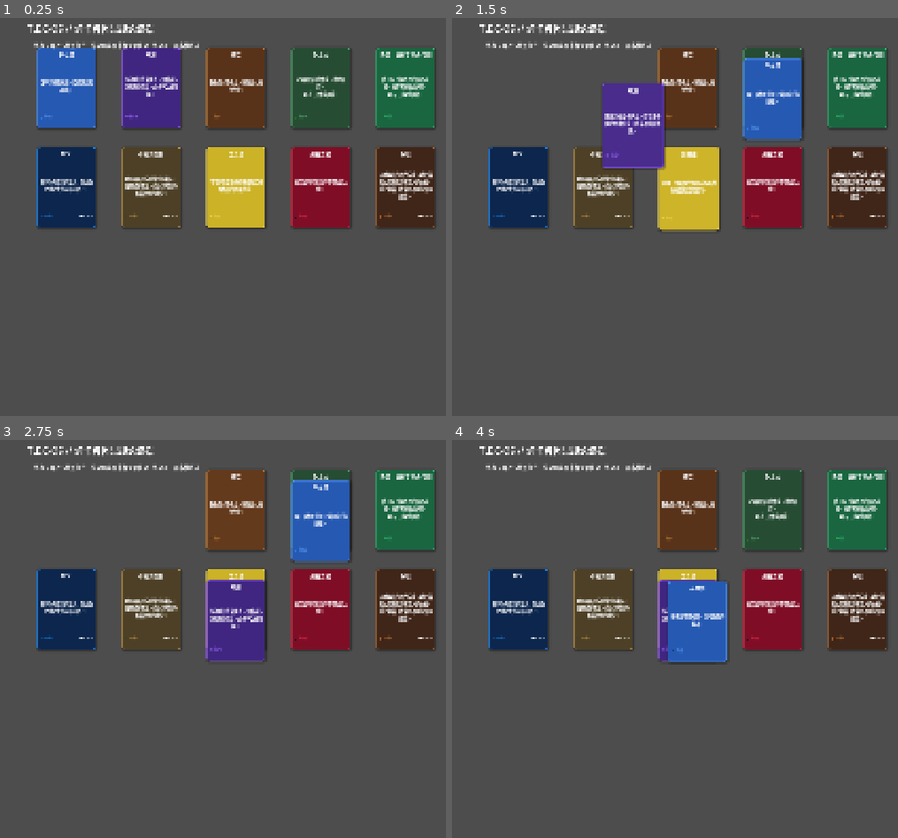
Above: before the commit, frames 1-4 (two rows, left to right).
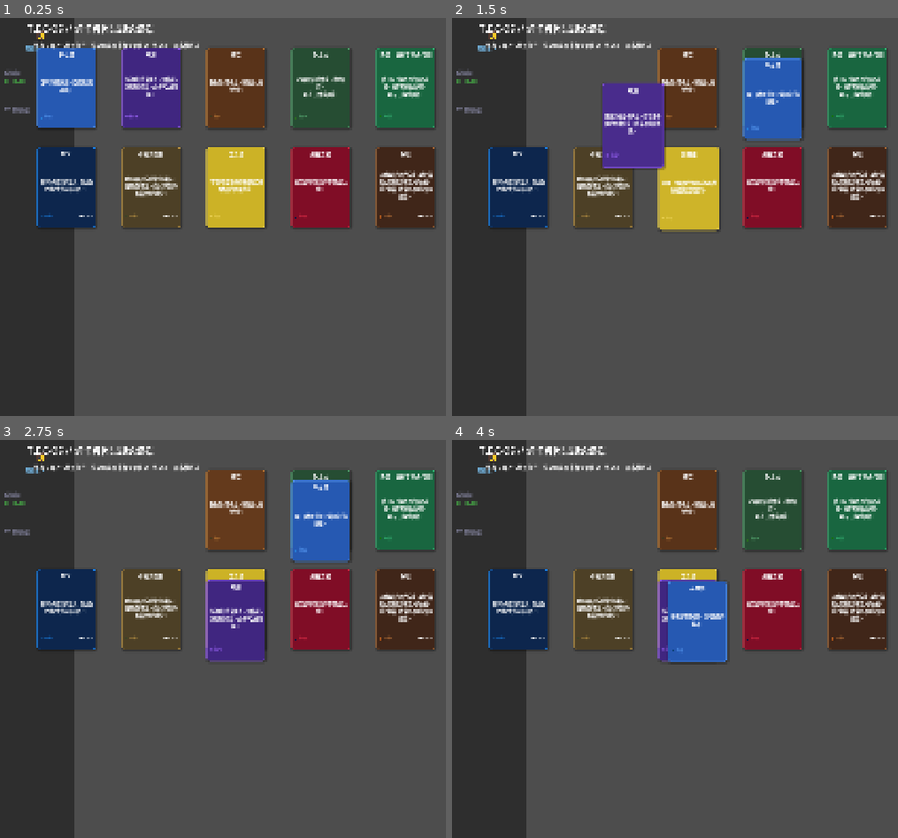
Above: after the commit, the same moments.

Repository: ChrisUtada/tec3g
Game: Godot game, scene res://main.tscn
Same seed, same stepped clock (60 frames per second), same inputs: the game is played once before the commit and once after it.
Inputs (mouse positions are in pixels of both pictures, inside the frame that each line leads up to):
- Up to frame 1 (0.25 s): no input
- Up to frame 2 (1.5 s): tap Enter at 0.5 s; drag from (518, 89) to (875, 129) at 0.52 s; drag from (603, 89) to (768, 296) at 1.27 s
- Up to frame 3 (2.75 s): move the mouse to (236, 511) at 2.02 s; click (236, 511) at 2.17 s
- Up to frame 4 (4 s): tap Space at 2.75 s; drag from (773, 511) to (594, 579) at 2.77 s; click "✕" at 3.5 s

The runs differ from the first frame. In frame 1, 13% of the frame differs, in the area x 0-17%, y 0-100%; in frame 2, 15%; in frame 3, 15%; in frame 4, 15%.
Error after the commit: Cannot call method 'add_child' on a null value. (res://scripts/ui/sidebar.gd:24)

Commit message:
feat: left sidebar with player info, time module, TEC news feed

Diff:
--- a/main.tscn
+++ b/main.tscn
@@ -1,6 +1,7 @@
 [gd_scene format=3 uid="uid://6cp1qm7jl0o0"]
 
 [ext_resource type="Script" uid="uid://b6wybpctw4mrs" path="res://main.gd" id="1"]
+[ext_resource type="PackedScene" path="res://scenes/ui/sidebar.tscn" id="2"]
 
 
 [node name="Main" type="Node2D" unique_id=1044766152]
@@ -23,6 +24,8 @@
 grow_vertical = 2
 color = Color(0.1, 0.1, 0.15, 1)
 
+[node name="Sidebar" parent="GameBoard" instance=ExtResource("2") unique_id=1966715343]
+
 [node name="CardContainer" type="Control" parent="GameBoard" unique_id=1966715342]
 layout_mode = 1
 anchors_preset = 15
@@ -30,6 +33,7 @@
 anchor_bottom = 1.0
 grow_horizontal = 2
 grow_vertical = 2
+offset_left = 200
 
 [node name="UI" type="Control" parent="GameBoard" unique_id=1315043483]
 layout_mode = 1
--- /dev/null
+++ b/scenes/ui/sidebar.tscn
@@ -0,0 +1,121 @@
+[gd_scene format=3]
+
+[ext_resource type="Script" path="res://scripts/ui/sidebar.gd" id="1"]
+
+[node name="Sidebar" type="Control"]
+layout_mode = 1
+offset_right = 200.0
+offset_bottom = 1080.0
+script = ExtResource("1")
+
+[node name="Panel" type="Panel" parent="."]
+layout_mode = 1
+anchors_preset = 15
+anchor_right = 1.0
+anchor_bottom = 1.0
+grow_horizontal = 2
+grow_vertical = 2
+color = Color(0.08, 0.08, 0.12, 0.95)
+
+[node name="AvatarSection" type="Control" parent="Panel"]
+layout_mode = 0
+offset_left = 10
+offset_top = 10
+offset_right = 190
+offset_bottom = 110
+
+[node name="IconLabel" type="Label" parent="Panel/AvatarSection"]
+layout_mode = 0
+offset_left = 60
+offset_top = 10
+offset_right = 140
+offset_bottom = 60
+theme_override_font_sizes/font_size = 32
+text = "🧑"
+horizontal_alignment = 1
+
+[node name="NameLabel" type="Label" parent="Panel/AvatarSection"]
+layout_mode = 0
+offset_left = 0
+offset_top = 60
+offset_right = 190
+offset_bottom = 90
+theme_override_font_sizes/font_size = 14
+text = "调查员 T.E.C"
+horizontal_alignment = 1
+theme_override_colors/font_color = Color(0.5, 0.8, 1.0, 1.0)
+
+[node name="Separator1" type="HSeparator" parent="Panel"]
+layout_mode = 0
+offset_left = 10
+offset_top = 120
+offset_right = 190
+offset_bottom = 130
+
+[node name="TimeSection" type="Control" parent="Panel"]
+layout_mode = 0
+offset_left = 10
+offset_top = 140
+offset_right = 190
+offset_bottom = 210
+
+[node name="SectionLabel" type="Label" parent="Panel/TimeSection"]
+layout_mode = 0
+offset_left = 0
+offset_top = 0
+offset_right = 180
+offset_bottom = 20
+theme_override_font_sizes/font_size = 11
+text = "系统时间"
+theme_override_colors/font_color = Color(0.5, 0.5, 0.6, 1.0)
+
+[node name="TimeLabel" type="Label" parent="Panel/TimeSection"]
+layout_mode = 0
+offset_left = 0
+offset_top = 22
+offset_right = 180
+offset_bottom = 52
+theme_override_font_sizes/font_size = 14
+text = "00:00:00"
+theme_override_colors/font_color = Color(0.3, 0.8, 0.3, 1.0)
+
+[node name="Separator2" type="HSeparator" parent="Panel"]
+layout_mode = 0
+offset_left = 10
+offset_top = 220
+offset_right = 190
+offset_bottom = 230
+
+[node name="NewsSection" type="Control" parent="Panel"]
+layout_mode = 0
+offset_left = 10
+offset_top = 240
+offset_right = 190
+offset_bottom = 1070
+
+[node name="SectionLabel" type="Label" parent="Panel/NewsSection"]
+layout_mode = 0
+offset_left = 0
+offset_top = 0
+offset_right = 180
+offset_bottom = 20
+theme_override_font_sizes/font_size = 11
+text = "TEC 新闻终端"
+theme_override_colors/font_color = Color(0.5, 0.5, 0.6, 1.0)
+
+[node name="ScrollContainer" type="ScrollContainer" parent="Panel/NewsSection"]
+layout_mode = 0
+offset_left = 0
+offset_top = 25
+offset_right = 180
+offset_bottom = 820
+theme_override_constants/separation = 2
+
+[node name="NewsContainer" type="VBoxContainer" parent="Panel/NewsSection/ScrollContainer"]
+layout_mode = 1
+anchors_preset = 15
+anchor_right = 1.0
+anchor_bottom = 1.0
+grow_horizontal = 2
+grow_vertical = 2
+theme_override_constants/separation = 3
--- /dev/null
+++ b/scripts/ui/sidebar.gd
@@ -0,0 +1,41 @@
+extends Control
+
+@onready var avatar_label: Label = $Panel/AvatarSection/IconLabel
+@onready var name_label: Label = $Panel/AvatarSection/NameLabel
+@onready var time_label: Label = $Panel/TimeSection/TimeLabel
+@onready var news_container: VBoxContainer = $Panel/NewsSection/NewsContainer
+@onready var scroll: ScrollContainer = $Panel/NewsSection/ScrollContainer
+
+
+func _ready():
+	EventBus.card_stacked.connect(_on_card_stacked)
+	EventBus.card_combined.connect(_on_card_combined)
+	EventBus.exploration_requested.connect(_on_exploration)
+	EventBus.dialogue_requested.connect(_on_dialogue)
+	EventBus.corruption_triggered.connect(_on_corruption)
+
+func add_news(text: String) -> void:
+	var ts = Time.get_time_string_from_system()
+	var lbl = Label.new()
+	lbl.text = "[%s] %s" % [ts, text]
+	lbl.add_theme_font_size_override("font_size", 11)
+	lbl.autowrap_mode = 2
+	lbl.modulate = Color(0.7, 0.8, 0.9)
+	news_container.add_child(lbl)
+	await get_tree().process_frame
+	scroll.scroll_vertical = scroll.get_v_scroll_bar().max_value
+
+func _on_card_stacked(bottom, top):
+	add_news("%s 堆叠到 %s 上" % [top.card_data.card_name, bottom.card_data.card_name])
+
+func _on_card_combined(bottom, top, result):
+	add_news("合成完成: %s" % result.card_data.card_name)
+
+func _on_exploration(config, _result):
+	add_news("进入探索: %s" % config.scene_name)
+
+func _on_dialogue(_config, character_name, _topic_card_id):
+	add_news("开始与 %s 对话" % character_name)
+
+func _on_corruption(_card_id):
+	add_news("检测到腐化能量波动")
